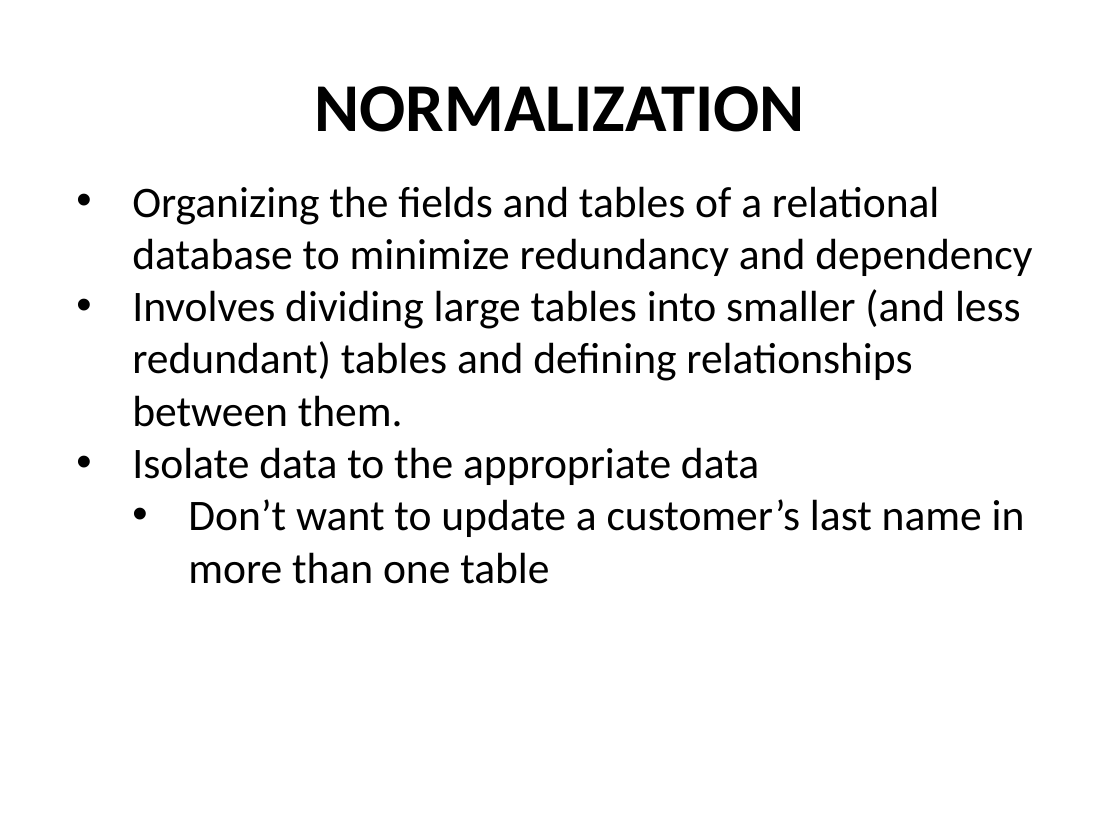
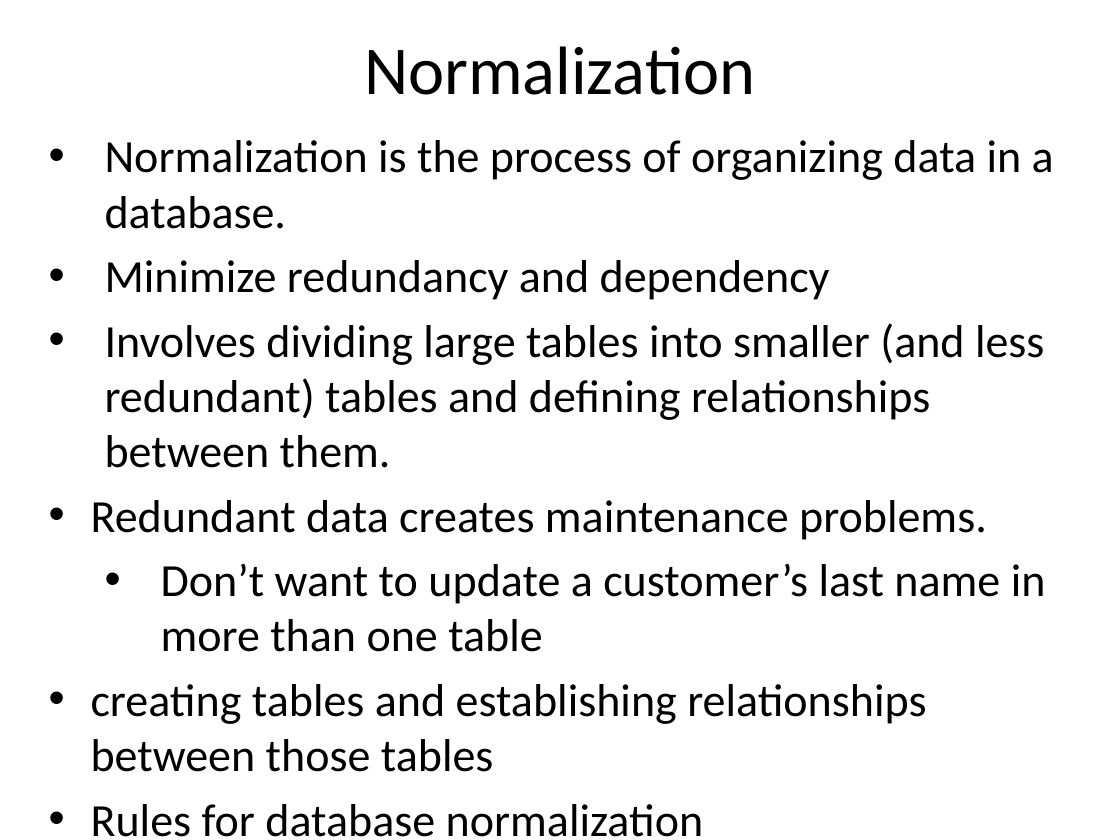
Before and after one commit to dchabala10/mysql101, a slide deck: slide 22 of Presentation/Intro_to_Relational_Databases_with_MySQL_Day1.pptx (slide 25 before the commit). Drawn at 1120x840 pixels with LibreOffice and Linux fonts; fonts in the diff are those of the drawing. Boxes give left, top, right and bottom in pixels: in the first picture for what was removed or moved away, otherwise in the second. Text is boxed around its words. In the diff, an @@ line names an element or a change of style, - is before the commit and + after.

Commit message:
Updated slides updated 3NF slides

```diff
--- a/Presentation/Intro_to_Relational_Databases_with_MySQL_Day1.pptx
+++ b/Presentation/Intro_to_Relational_Databases_with_MySQL_Day1.pptx
@@ title at [364, 46, 755, 95]: text changed; bold off @@
-NORMALIZATION
+Normalization
@@ text "Normalization is the process of ...": place and size @@
-text "Normalization is the process of ..." at [132, 186, 1032, 584]
+text "Normalization is the process of ..." at [91, 140, 1054, 837]
@@ text at [105, 140, 1054, 300]: text changed; size 28 to 29.6 pt @@
-• Organizing the fields and tables of a relational database to minimize redundancy and dependency
+• Normalization is the process of organizing data in a database.
+• Minimize redundancy and dependency
@@ text at [105, 323, 1046, 652]: size 28 to 29.6 pt in "Involves dividing large tables into smaller (and ...", "Don’t want to update a customer’s last ..."; more space between paragraphs @@
@@ text at [91, 500, 987, 540]: text changed; size 28 to 29.6 pt @@
-• Isolate data to the appropriate data
+• Redundant data creates maintenance problems.
@@ text at [91, 684, 926, 837]: paragraphs added @@
+• creating tables and establishing relationships between those tables
+• Rules for database normalization
+• first three rules..pass them all.. "third normal form”
```
Also in this commit, not shown: 3 other slides changed, 6 slides added, 3 slides removed.
